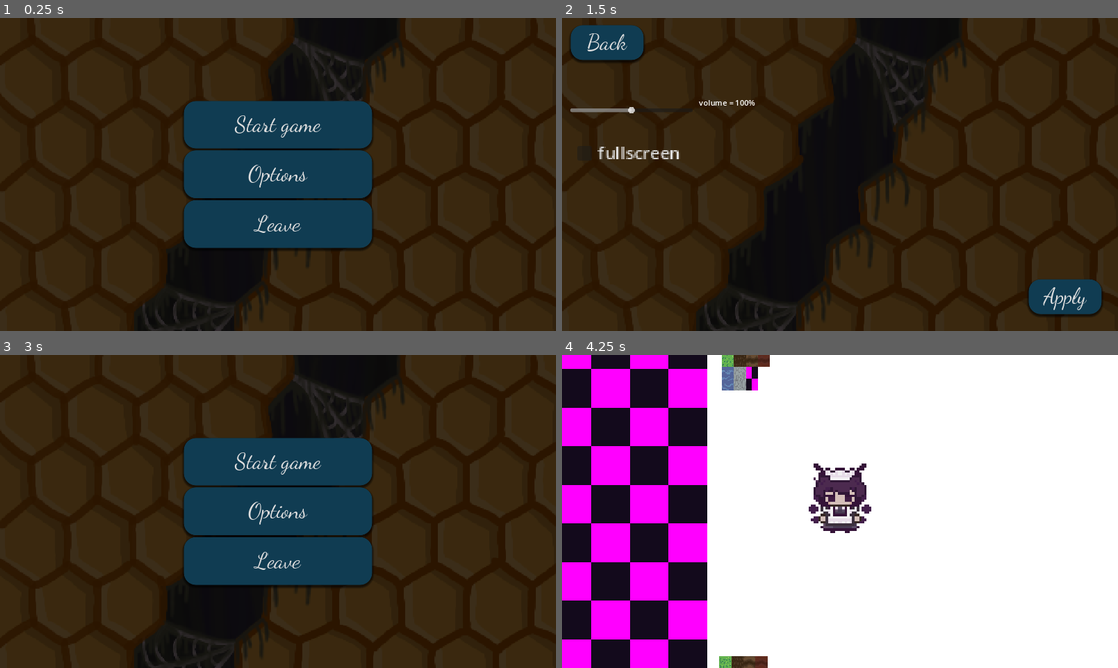
Above: before the commit, frames 1-4 (two rows, left to right).
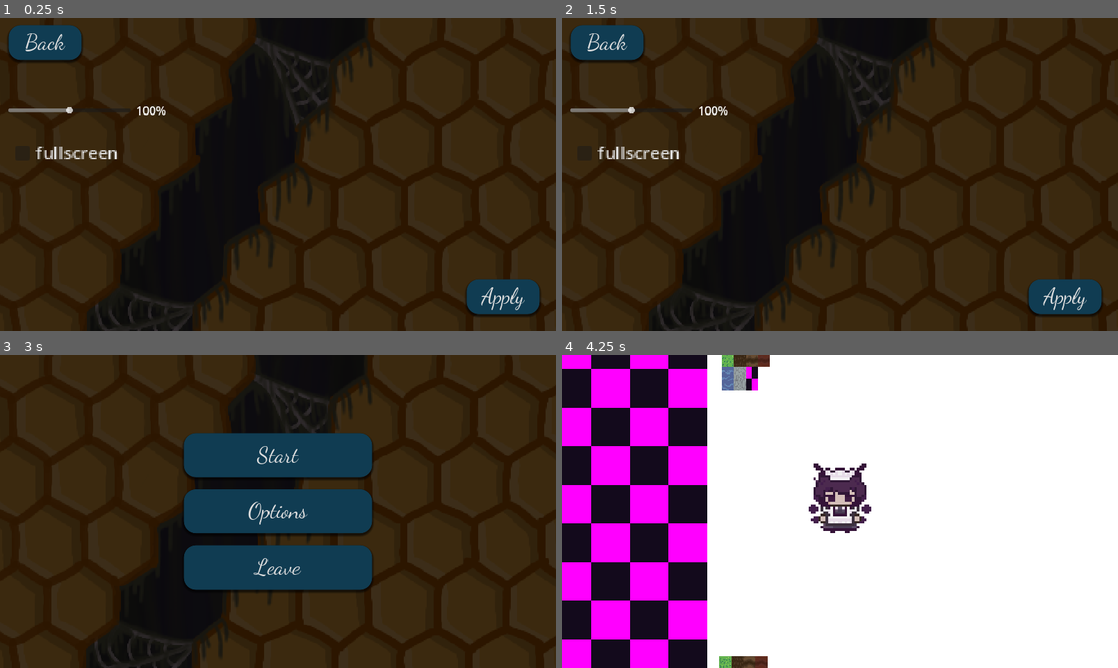
Above: after the commit, the same moments.

Repository: Waspsting/StorySilly
Game: Godot game, scene res://Scenes/mainmenu.tscn
Same seed, same stepped clock (60 frames per second), same inputs: the game is played once before the commit and once after it.
Inputs:
- Up to frame 1 (0.25 s): no input
- Up to frame 2 (1.5 s): click "Options" at 0.5 s; click "Leave" at 1.25 s
- Up to frame 3 (3 s): click "Apply" at 2 s; click "Back" at 2.75 s
- Up to frame 4 (4.25 s): click "Start game" (after the commit: "Start") at 3.5 s

The runs differ from the first frame. In frame 1, 28% of the frame differs, in the area x 1-100%, y 0-100%; in frame 2, 14%; in frame 3, 13%; in frame 4, nothing differs.

Commit message:
ORGANIZATION + UI
- UI was organized.
- Code organization.
- Volume slider adjusts while dragging.
- Comments

Diff:
--- a/Scenes/mainmenu.tscn
+++ b/Scenes/mainmenu.tscn
@@ -5,10 +5,7 @@
 [ext_resource type="Texture2D" uid="uid://b7nwn201y6obl" path="res://Assets/Sprites/menubg.png" id="2_h7kox"]
 [ext_resource type="AudioStream" uid="uid://copdourj3kl7c" path="res://Assets/Audio/menu_press.mp3" id="4_quhiw"]
 
-[sub_resource type="StyleBoxTexture" id="StyleBoxTexture_auq2f"]
-texture = ExtResource("2_h7kox")
-expand_margin_left = 3.0
-modulate_color = Color(0.230315, 0.230315, 0.230315, 1)
+[sub_resource type="ShaderMaterial" id="ShaderMaterial_hanpn"]
 
 [sub_resource type="StyleBoxEmpty" id="StyleBoxEmpty_ytnki"]
 
@@ -85,18 +82,28 @@
 grow_vertical = 2
 script = ExtResource("1_pwed1")
 
-[node name="Panel" type="Panel" parent="."]
-layout_mode = 1
-anchors_preset = 15
-anchor_right = 1.0
-anchor_bottom = 1.0
-offset_left = 3.0
-offset_right = 156.0
-grow_horizontal = 2
-grow_vertical = 2
-theme_override_styles/panel = SubResource("StyleBoxTexture_auq2f")
-
-[node name="VBoxContainer" type="VBoxContainer" parent="."]
+[node name="start_menu" type="Panel" parent="."]
+layout_mode = 1
+anchors_preset = 15
+anchor_right = 1.0
+anchor_bottom = 1.0
+grow_horizontal = 2
+grow_vertical = 2
+
+[node name="BG" type="TextureRect" parent="start_menu"]
+modulate = Color(0.233925, 0.233925, 0.233925, 1)
+material = SubResource("ShaderMaterial_hanpn")
+layout_mode = 1
+anchors_preset = 15
+anchor_right = 1.0
+anchor_bottom = 1.0
+grow_horizontal = 2
+grow_vertical = 2
+texture = ExtResource("2_h7kox")
+expand_mode = 1
+stretch_mode = 6
+
+[node name="VBoxContainer" type="VBoxContainer" parent="start_menu"]
 layout_mode = 1
 anchors_preset = 8
 anchor_left = 0.5
@@ -104,13 +111,14 @@
 anchor_right = 0.5
 anchor_bottom = 0.5
 offset_left = -195.0
-offset_top = -152.0
+offset_top = -162.0
 offset_right = 195.0
-offset_bottom = 152.0
-grow_horizontal = 2
-grow_vertical = 2
-
-[node name="start" type="Button" parent="VBoxContainer"]
+offset_bottom = 162.0
+grow_horizontal = 2
+grow_vertical = 2
+theme_override_constants/separation = 25
+
+[node name="start" type="Button" parent="start_menu/VBoxContainer"]
 layout_mode = 2
 size_flags_vertical = 3
 theme_override_fonts/font = ExtResource("1_2kngc")
@@ -119,9 +127,9 @@
 theme_override_styles/hover = SubResource("StyleBoxFlat_6wgw5")
 theme_override_styles/pressed = SubResource("StyleBoxFlat_wa7pr")
 theme_override_styles/normal = SubResource("StyleBoxFlat_o2lv6")
-text = "Start game"
-
-[node name="options" type="Button" parent="VBoxContainer"]
+text = "Start"
+
+[node name="options" type="Button" parent="start_menu/VBoxContainer"]
 layout_mode = 2
 size_flags_vertical = 3
 theme_override_fonts/font = ExtResource("1_2kngc")
@@ -132,7 +140,7 @@
 theme_override_styles/normal = SubResource("StyleBoxFlat_o2lv6")
 text = "Options"
 
-[node name="leave" type="Button" parent="VBoxContainer"]
+[node name="leave" type="Button" parent="start_menu/VBoxContainer"]
 layout_mode = 2
 size_flags_vertical = 3
 theme_override_fonts/font = ExtResource("1_2kngc")
@@ -143,29 +151,42 @@
 theme_override_styles/normal = SubResource("StyleBoxFlat_o2lv6")
 text = "Leave"
 
-[node name="optionsmenu" type="Panel" parent="."]
-visible = false
+[node name="options_menu" type="Panel" parent="."]
 layout_mode = 1
 anchors_preset = 15
 anchor_right = 1.0
 anchor_bottom = 1.0
 offset_left = 3.0
-offset_right = 156.0
-grow_horizontal = 2
-grow_vertical = 2
-theme_override_styles/panel = SubResource("StyleBoxTexture_auq2f")
-
-[node name="HSlider" type="HSlider" parent="optionsmenu"]
+grow_horizontal = 2
+grow_vertical = 2
+
+[node name="BG" type="TextureRect" parent="options_menu"]
+modulate = Color(0.233925, 0.233925, 0.233925, 1)
+material = SubResource("ShaderMaterial_hanpn")
+layout_mode = 1
+anchors_preset = 15
+anchor_right = 1.0
+anchor_bottom = 1.0
+grow_horizontal = 2
+grow_vertical = 2
+texture = ExtResource("2_h7kox")
+expand_mode = 1
+stretch_mode = 6
+
+[node name="volume_slider" type="HSlider" parent="options_menu"]
+unique_name_in_owner = true
 layout_mode = 0
 offset_left = 14.0
-offset_top = 139.0
+offset_top = 170.0
 offset_right = 268.0
-offset_bottom = 243.0
+offset_bottom = 212.0
 max_value = 2.0
 step = 0.01
 value = 1.0
 
-[node name="apply" type="Button" parent="optionsmenu"]
+[node name="apply" type="Button" parent="options_menu"]
+unique_name_in_owner = true
+layout_mode = 0
 offset_left = 964.0
 offset_top = 541.0
 offset_right = 1115.0
@@ -179,7 +200,7 @@
 theme_override_styles/normal = SubResource("StyleBoxFlat_6pnjt")
 text = "Apply"
 
-[node name="back" type="Button" parent="optionsmenu"]
+[node name="back" type="Button" parent="options_menu"]
 layout_mode = 0
 offset_left = 15.0
 offset_top = 15.0
@@ -194,15 +215,19 @@
 theme_override_styles/normal = SubResource("StyleBoxFlat_6pnjt")
 text = "Back"
 
-[node name="Label" type="Label" parent="optionsmenu"]
-layout_mode = 0
-offset_left = 281.0
-offset_top = 164.0
-offset_right = 446.0
-offset_bottom = 229.0
-text = "volume = 100%"
-
-[node name="CheckBox" type="CheckBox" parent="optionsmenu"]
+[node name="volume" type="Label" parent="options_menu"]
+unique_name_in_owner = true
+layout_mode = 0
+offset_left = 279.0
+offset_top = 171.0
+offset_right = 476.0
+offset_bottom = 213.0
+theme_override_font_sizes/font_size = 24
+text = "100%"
+vertical_alignment = 1
+
+[node name="fullscreen_check" type="CheckBox" parent="options_menu"]
+unique_name_in_owner = true
 layout_mode = 0
 offset_left = 17.0
 offset_top = 234.0
@@ -212,13 +237,15 @@
 theme_override_styles/focus = SubResource("StyleBoxEmpty_dgw6m")
 text = "fullscreen"
 
-[node name="AudioStreamPlayer" type="AudioStreamPlayer" parent="."]
+[node name="SFX" type="AudioStreamPlayer" parent="."]
+unique_name_in_owner = true
 stream = ExtResource("4_quhiw")
 
-[connection signal="pressed" from="VBoxContainer/start" to="." method="_on_start_pressed"]
-[connection signal="pressed" from="VBoxContainer/options" to="." method="_on_options_pressed"]
-[connection signal="pressed" from="VBoxContainer/leave" to="." method="_on_leave_pressed"]
-[connection signal="drag_ended" from="optionsmenu/HSlider" to="." method="_on_h_slider_drag_ended"]
-[connection signal="pressed" from="optionsmenu/apply" to="." method="_on_apply_pressed"]
-[connection signal="pressed" from="optionsmenu/back" to="." method="_on_back_pressed"]
-[connection signal="toggled" from="optionsmenu/CheckBox" to="." method="fullscreen_on"]
+[connection signal="pressed" from="start_menu/VBoxContainer/start" to="." method="start"]
+[connection signal="pressed" from="start_menu/VBoxContainer/options" to="." method="options"]
+[connection signal="pressed" from="start_menu/VBoxContainer/leave" to="." method="leave"]
+[connection signal="drag_ended" from="options_menu/volume_slider" to="." method="volume_set"]
+[connection signal="value_changed" from="options_menu/volume_slider" to="." method="volume_changing"]
+[connection signal="pressed" from="options_menu/apply" to="." method="apply"]
+[connection signal="pressed" from="options_menu/back" to="." method="back"]
+[connection signal="toggled" from="options_menu/fullscreen_check" to="." method="fullscreen_on"]
--- a/Scripts/mainmenu.gd
+++ b/Scripts/mainmenu.gd
@@ -3,56 +3,61 @@
 var tempsettings = Settings.new()
 var audio = AudioServer.get_bus_index("Master")
 
-func _on_start_pressed() -> void:
+func start() -> void:
 	get_tree().change_scene_to_file("res://Scenes/game.tscn")
 
-func _on_leave_pressed() -> void:
+func leave() -> void:
 	get_tree().quit()
 
+
 # Settings bullshit from here on
+func options() -> void:
+	%SFX.play()
+	$options_menu.visible = true
 
-func _on_options_pressed() -> void:
-	$AudioStreamPlayer.play()
-	$optionsmenu.visible = true
-
-
-
-func _on_back_pressed() -> void:
-	$AudioStreamPlayer.play()
-	$optionsmenu.visible = false
-	settings.loaddata()
+# Updates the settings.
+func update():
 	AudioServer.set_bus_volume_db(audio, linear_to_db(settings.options["volume"]))
 	if settings.options["fullscreen"] == true :
 		DisplayServer.window_set_mode(DisplayServer.WINDOW_MODE_FULLSCREEN)
 	else :
 		DisplayServer.window_set_mode(DisplayServer.WINDOW_MODE_WINDOWED)
 
-	$optionsmenu/HSlider.value = settings.options["volume"]
-	$optionsmenu/Label.text = "volume = " + str($optionsmenu/HSlider.value * 100) + "%"
-	$optionsmenu/CheckBox.button_pressed = settings.options["fullscreen"]
+	%volume_slider.value = settings.options["volume"]
+	%volume.text = str(%volume_slider.value * 100) + "%"
+	%fullscreen_check.button_pressed = settings.options["fullscreen"]
+
+func back() -> void:
+	%SFX.play()
+	$options_menu.visible = false
+	settings.loaddata()
+	update()
 
 
-func _on_apply_pressed() -> void:
-	$AudioStreamPlayer.play()
+func apply() -> void:
+	%SFX.play()
 	settings.options = tempsettings.options
 	settings.savedata()
-	AudioServer.set_bus_volume_db(audio, linear_to_db(settings.options["volume"]))
-	if settings.options["fullscreen"] == true :
-		DisplayServer.window_set_mode(DisplayServer.WINDOW_MODE_FULLSCREEN)
-	else :
-		DisplayServer.window_set_mode(DisplayServer.WINDOW_MODE_WINDOWED)
+	update()
 
 
+func volume_set(value_changed: bool) -> void:
+	if value_changed:
+		AudioServer.set_bus_volume_db(audio, linear_to_db(%volume_slider.value))
+		%SFX.play()
+		%volume.text = str(%volume_slider.value * 100) + "%"
+		tempsettings.options["volume"] = %volume_slider.value
 
-func _on_h_slider_drag_ended(_value_changed: bool) -> void:
-	AudioServer.set_bus_volume_db(audio, linear_to_db($optionsmenu/HSlider.value))
-	$AudioStreamPlayer.play()
-	$optionsmenu/Label.text = "volume = " + str($optionsmenu/HSlider.value * 100) + "%"
-	tempsettings.options["volume"] = $optionsmenu/HSlider.value
-
+var db = false # 'db' stands for debounce. This is so this function isn't called possibly ever frame, which is bad for performance.
+func volume_changing(value : float):
+	if !db:
+		db = true # This prevents the function from being called again.
+		%volume.text = str(%volume_slider.value * 100) + "%"
+		get_tree().create_timer(0.05).timeout.connect(func(): db = false)
+		# This creates a timer that lasts 0.05s. Once finished, it calls a a lambda function that allows the function to be called again.
 
 func fullscreen_on(toggled_on: bool) -> void:
-	$AudioStreamPlayer.play()
+	%SFX.play()
 	if toggled_on == true :
 		DisplayServer.window_set_mode(DisplayServer.WINDOW_MODE_FULLSCREEN)
 	else :
@@ -61,6 +66,10 @@
 
 func _ready ():
 	settings.loaddata()
-	$optionsmenu/HSlider.value = settings.options["volume"]
-	$optionsmenu/Label.text = "volume = " + str($optionsmenu/HSlider.value * 100) + "%"
-	$optionsmenu/CheckBox.button_pressed = settings.options["fullscreen"]
+	update()
+
+func _process(_delta: float) -> void:
+	var volume_text : String = %volume.text
+	var volume_text_value = int(volume_text.trim_suffix("%"))
+	if !(%volume_slider.value * 100) == volume_text_value: # This is to make sure that the text and slider don't get desynced.
+		%volume.text = str(%volume_slider.value * 100) + "%"
--- a/Scripts/saveload.gd
+++ b/Scripts/saveload.gd
@@ -19,5 +19,5 @@
 	if error:
 		print(error)
 		return
-	options["volume"] = config_file.get_value("options", "volume", options["volume"])
-	options["fullscreen"] = config_file.get_value("options", "fullscreen", options["fullscreen"])
+	options["volume"] = config_file.get_value("options", "volume", 1)
+	options["fullscreen"] = config_file.get_value("options", "fullscreen", false)
--- /dev/null
+++ b/blur.gdshader
@@ -0,0 +1,34 @@
+shader_type canvas_item;
+
+uniform int strength: hint_range(1, 512) = 2;
+
+vec4 blur_size(sampler2D tex,vec2 fragCoord, vec2 pixelSize) {
+
+    vec4 color = vec4(1.,1.,1.,1);
+    float strengthFloat = float(strength);
+
+    vec2 pixel = fragCoord/pixelSize;
+    int x_min = max(int(pixel.x-strengthFloat), 0);
+    int x_max = min(int(pixel.x+strengthFloat), int(1./pixelSize.x));
+    int y_min = max(int(pixel.y-strengthFloat), 0);
+    int y_max = min(int(pixel.y+strengthFloat), int(1./pixelSize.y));
+
+    int count =0;
+
+    // Sum the pixels colors
+    for(int x=x_min; x <= x_max; x++) {
+        for(int y = y_min; y <= y_max; y++) {
+            color += texture(tex, vec2(float(x), float(y)) * pixelSize);
+            count++;
+        }
+    }
+
+    // Divide the color by the number of colors you summed up
+    color /= float(count);
+
+    return color;
+}
+
+void fragment() {
+    COLOR = blur_size(TEXTURE,UV,TEXTURE_PIXEL_SIZE);
+}
